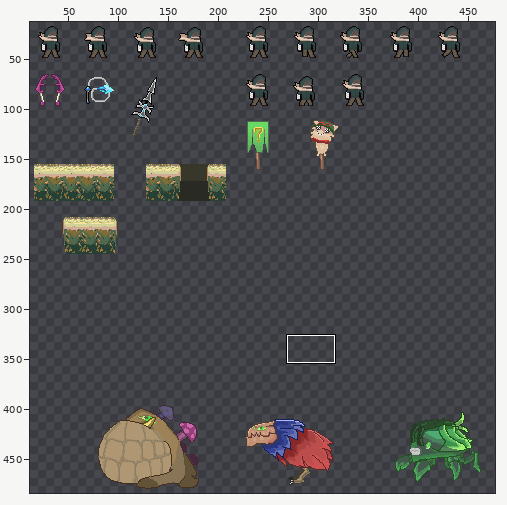
One commit to this sprite sheet: Project_R/Assets/Sprites/sprite1.png. The first picture is a wide view before the edit; the outline marks the close-up.
Close-up. The starting point:
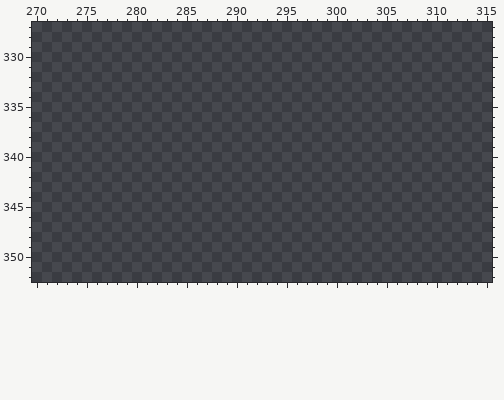
The file is 512x512 pixels. Colours within 5 levels of each other are drawn and written as one. Shown: x 270..315, y 327..352. The wide view leaves out empty margins. The commit also changed other parts of the picture, which this record leaves out.
After:
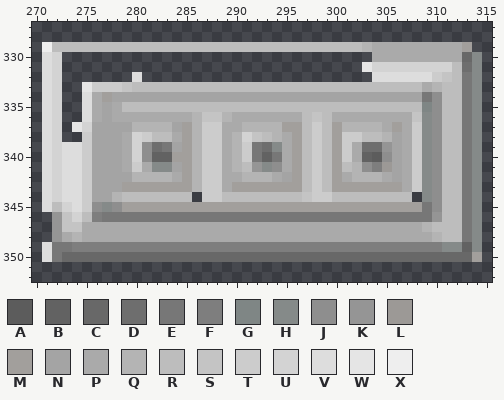
Palette (. is transparent): A #5c5c5c  B #626262  C #686868  D #6e6e6e  E #777777  F #7e7e7e  G #7f8685  H #858a89  J #8e8e8e  K #959595  L #9c9996  M #a29f9c  N #a4a4a4  P #aaaaaa  Q #b4b4b4  R #bdbdbd  S #c4c4c4  T #cccccc  U #d3d3d3  V #dddddd  W #e5e5e5  X #eeeeee
Diff:
@@ x 270..315 @@
 328 ..............................................
-329 ..............................................
-330 ..............................................
-331 ..............................................
-332 ..............................................
-333 ..............................................
-334 ..............................................
-335 ..............................................
-336 ..............................................
-337 ..............................................
-338 ..............................................
-339 ..............................................
-340 ..............................................
-341 ..............................................
-342 ..............................................
-343 ..............................................
-344 ..............................................
-345 ..............................................
-346 ..............................................
-347 ..............................................
-348 ..............................................
-349 ..............................................
-350 ..............................................
+329 .XRRRRRRRRRRRRRRRRRRRRRRRRRRRRRRRQPPPPPPPPPM..
+330 .VU...............................PPPPPPPPPCH.
+331 .VU..............................WUUUUUUUURDH.
+332 .VU.......V.......................VVVVVVTSREH.
+333 .VU..WTTTSRRRRRRRRRRRRRRRRRRRRRRRRRRRRRPQRREH.
+334 .VU..VPMNNNNNNNNNNNNNNNNNNNNNNNNNNNNNNNEJRREH.
+335 .VU..VPNPRRRRRRRRRRRRRRRRRRRRRRRRRRRRRRGJRREH.
+336 .VU..VPNPPPPPPPPQSSQPPPPPPPRSRPPPPPPPPSHJRREH.
+337 .VU.WUNNNNQQQQNMQTTPPQQQQMMRTRMQQQQPMPTHJRREH.
+338 .VU..TNNNPUTRRPMQTTPQUSRQPMRTRMTTRRQNPTHJRREH.
+339 .VUVVTNNNPUJDENMQTTPQTEDHPMRTRMTPDDKNPTHJRREH.
+340 .VUVVTNNNPUJBBMMQTTPQTEBEPMRTRMTPBAJNPTHJRREH.
+341 .VUVVTNNNPTPHHNMQTTPQRKHJPMRTRMRQJFLNPTHJRREH.
+342 .VUVVTNNNNQQQQPMQTTPPQQQPNMRTRMPQQQPNPTHJRREH.
+343 .VUVVTNNNMMMMMMMQTTPMMMMMMMRTRMMMMMMMPTHJRREH.
+344 .VUVVTNNQRRRRRRR.TTRRRRRRRRSTTRRRRRRRR.HJRREH.
+345 .VRUVTJHJMMMMMMMMMMMMMMMMMMMMMMMMMMMMMMEJRREH.
+346 ..KSURFEEEEEEEEEEEEEEEEEEEEEEEEEEEEEEEEEKRREH.
+347 ..KSSPPPPPPPPPPPPPPPPPPPPPPPPPPPPPPPPPPQRRREH.
+348 ..KPQPPPPPPPPPPPPPPPPPPPPPPPPPPPPPPPPPPPQRREH.
+349 .VEEFFFFFFFFFFFFFFFFFFFFFFFFFFFFFFFFFFFFFHHBH.
+350 .VECCCCCCCCCCCCCCCCCCCCCCCCCCCCCCCCCCCCCCCCCM.
 351 ..............................................
